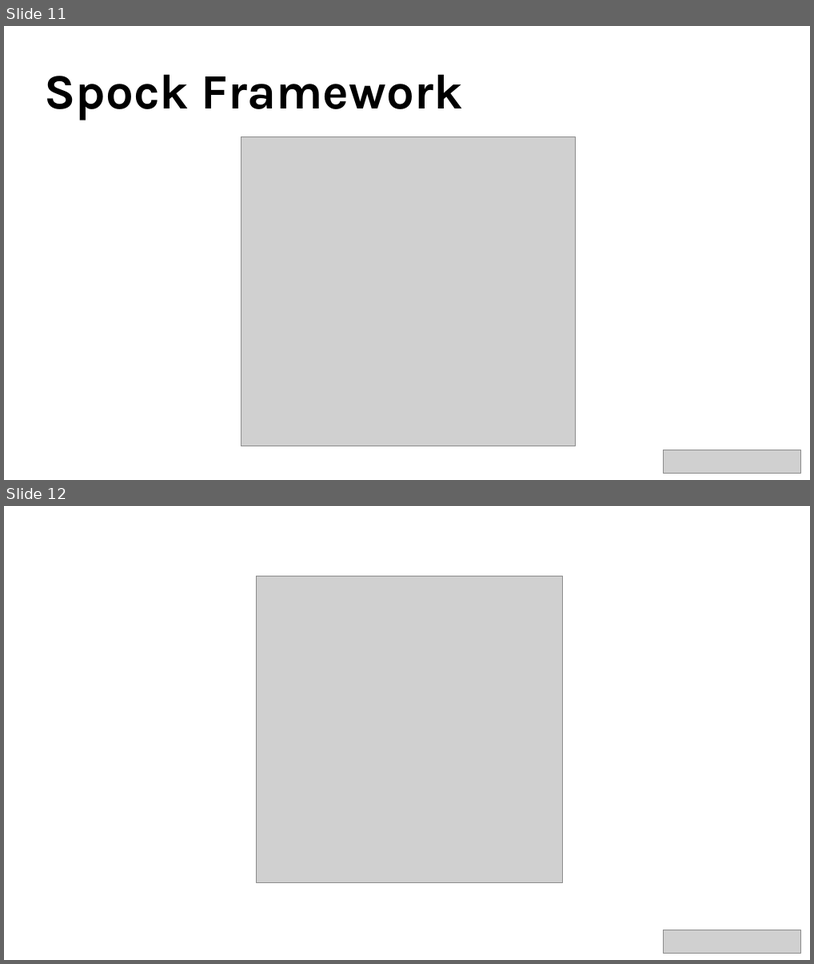
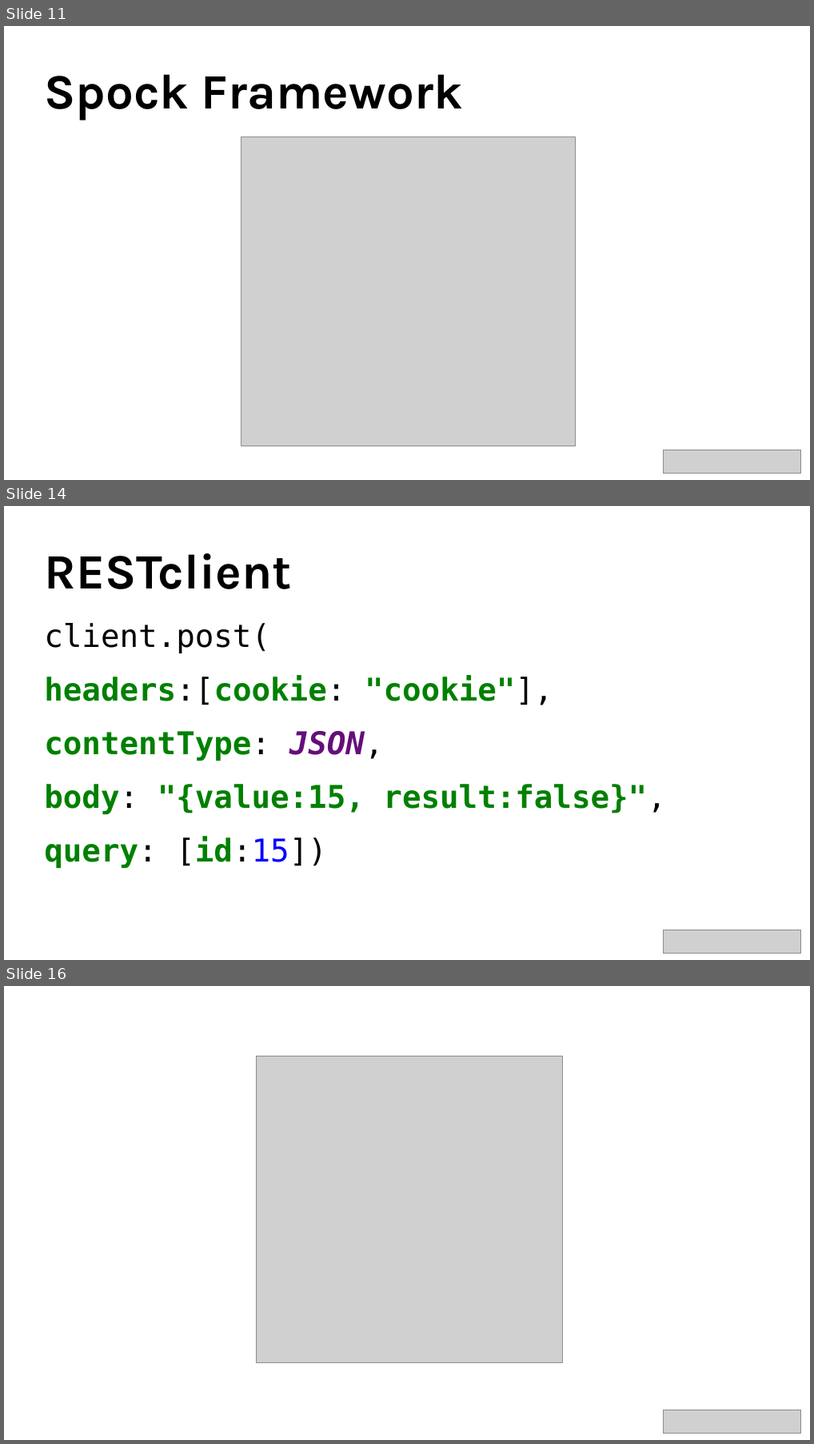
Before and after one commit to ysparrow/groovy-test-for-rest, a slide deck: FabulousTestsWithSpockAndGroovy.odp. Shown one above the other, each under a label of ours: slides 11 and 12 before the commit, slides 11, 14 and 16 after it; the slides between them are not shown. The pictures are 814x964 and 814x1444 pixels, drawn with LibreOffice and Linux fonts; fonts in the diff are those of the drawing; grey boxes stand for pictures. Boxes give left, top, right and bottom in pixels: in the first picture for what was removed or moved away, otherwise in the second. Text is boxed around its words. In the diff, an @@ line names an element or a change of style, - is before the commit and + after.

```diff
--- a/FabulousTestsWithSpockAndGroovy.odp
+++ b/FabulousTestsWithSpockAndGroovy.odp
@@ slide 14 added at bbox=[4, 506, 810, 960], background #FFFFFF @@
@@ title added at bbox=[44, 553, 291, 589], 44 pt, text #000000, bold @@
+RESTclient
@@ text added at bbox=[44, 623, 666, 868], 28 pt, text #008000, bold @@
+client.post(
+headers:[cookie: "cookie"],
+contentType: JSON,
+body: "{value:15, result:false}",
+query: [id:15])
@@ picture added at bbox=[664, 929, 801, 952] @@
@@ what was slide 12 is now slide 16 @@
```
Also in this commit, not shown: 2 slides changed, 6 other slides added, 2 slides removed, 8 other files.
